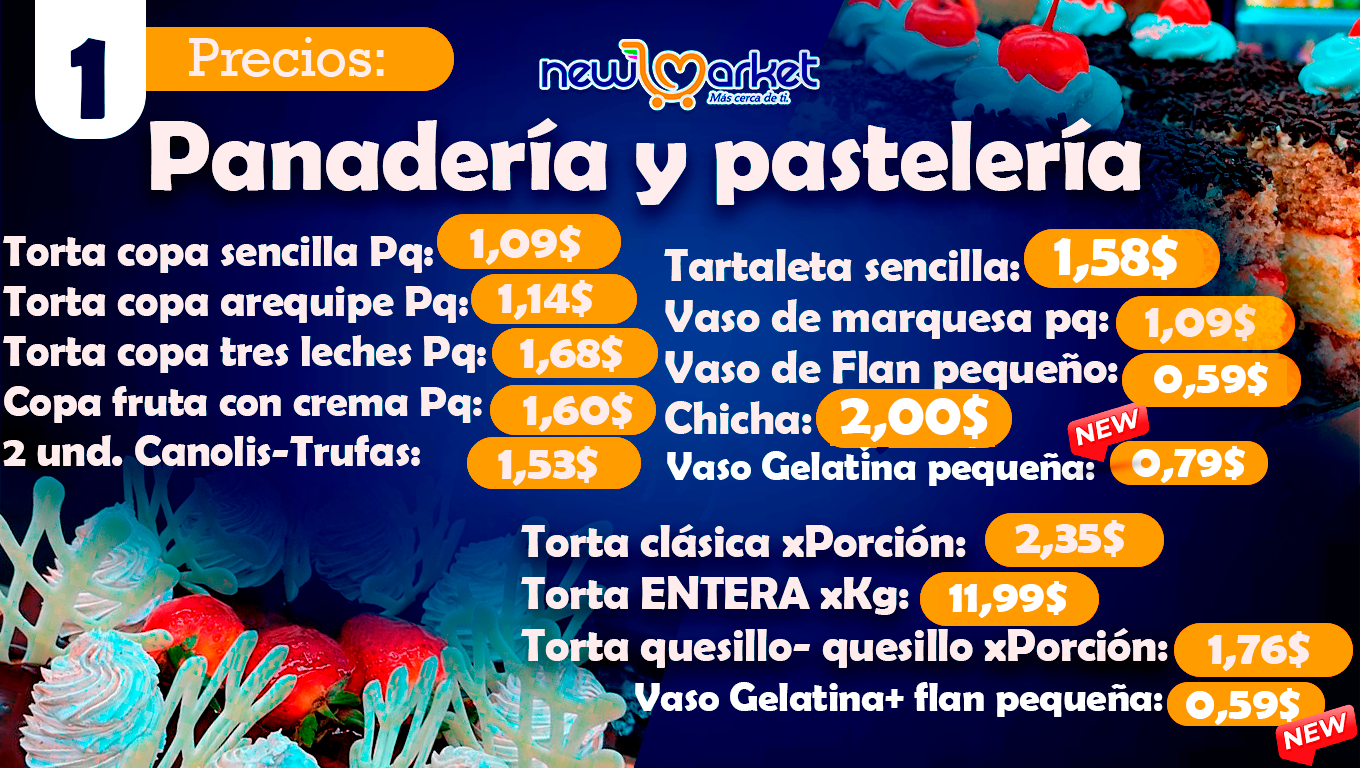
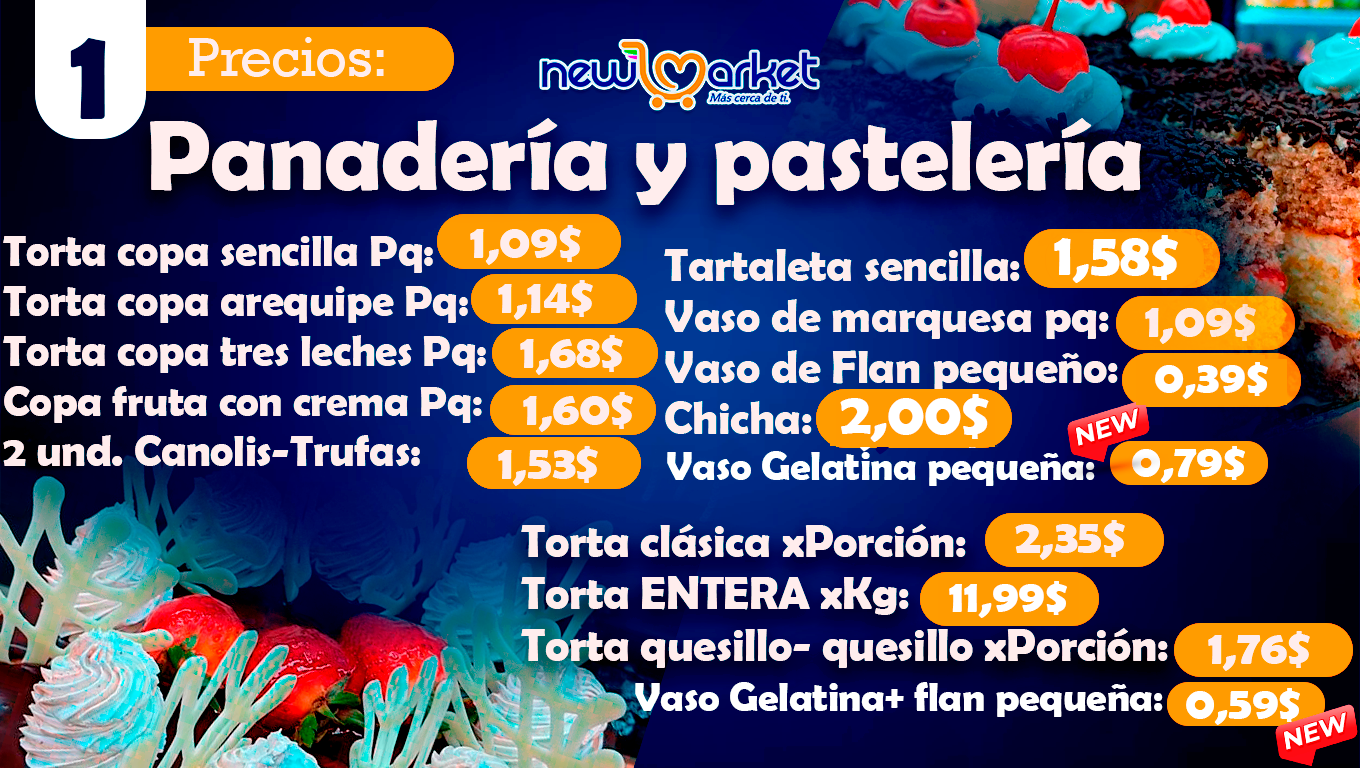
Comparing the layer stacks of the two (1360, 768) images. Changes:
renamed "0,59$" to "0,39$ 0,39$", painted on it over [1154, 365, 1246, 393]